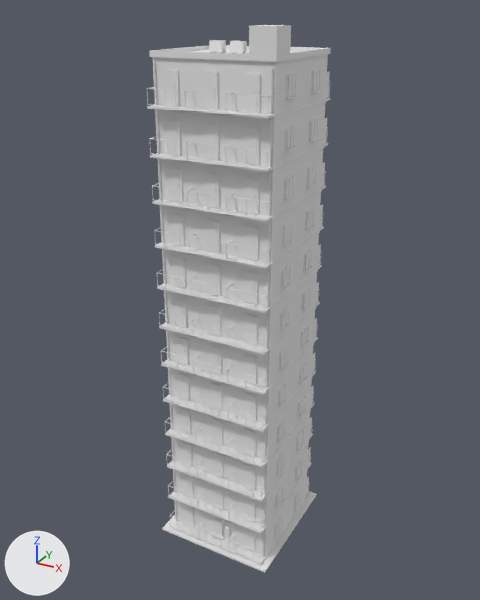
Before and after pictures for a commit that changed the OBJ model App/assets/buildings/residential/residential_009.obj.
Before and after are seen from a 50 mm camera at (18.8, -34.4, 34.4) aimed at (-0.2, 0.1, 17.2). Lighting does not change. The marker at lower left points along +X, +Y and +Z. The older version comes first. Where no turn or scale is listed for an object, it has been applied to the vertices.

Objects in the first picture: 'residential_009'.
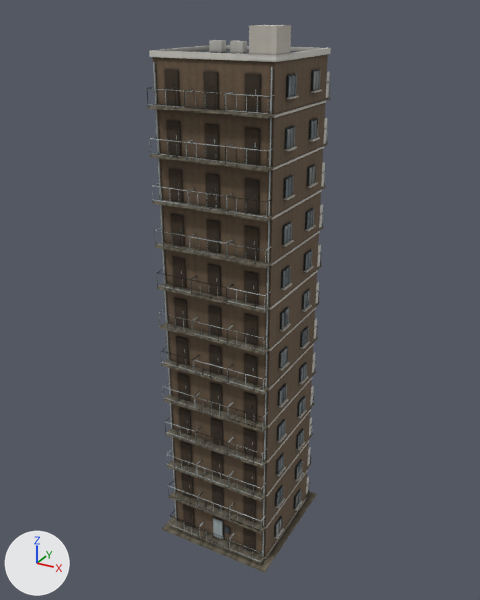
What differs and where, as boxes (x1, y1, x2, y2) in the pictures (480 x 600 px):
'residential_009', surface changed (darker): (147, 25, 331, 573) in both

Patch to the scene script:
```diff
--- a/App/assets/buildings/residential/residential_009.obj.py
+++ b/App/assets/buildings/residential/residential_009.obj.py
@@ img_residential_018_diffuse_png @@
+img_residential_018_diffuse_png = load_image('residential_018_diffuse.png', 'residential_018_diffuse.png', 2048, 2048, 'sRGB')
@@ mat_residential_018_baked @@
 mat_residential_018_baked = principled_material('residential_018_baked')
-mat_residential_018_baked.base_color = (0.8, 0.8, 0.8)  # white #e7e7e7
-mat_residential_018_baked.roughness = 1.0
+mat_residential_018_baked.texture = img_residential_018_diffuse_png
+mat_residential_018_baked.roughness = 0.89
@@ me_residential_009 @@
 me_residential_009.from_pydata(...)  # 18700 vertices, 30476 faces; spans x -4.1..4.1, y -4.4..4.4, z 0.0..33.6
 # used by ob_residential_009; location = (0.0, 0.0, 0.0)
+# me_residential_009 part 1: texture (UV) coordinates of 30474 of 30476 faces, centred in x -4.1..4.1, y -4.4..4.4, z 0.0..33.6, changed; they spanned u 0.0..1.0, v 0.0..0.99 and now span u 0.0..1.0, v 0.0..0.99
 me_residential_009.materials.append(mat_residential_018_baked)
```
